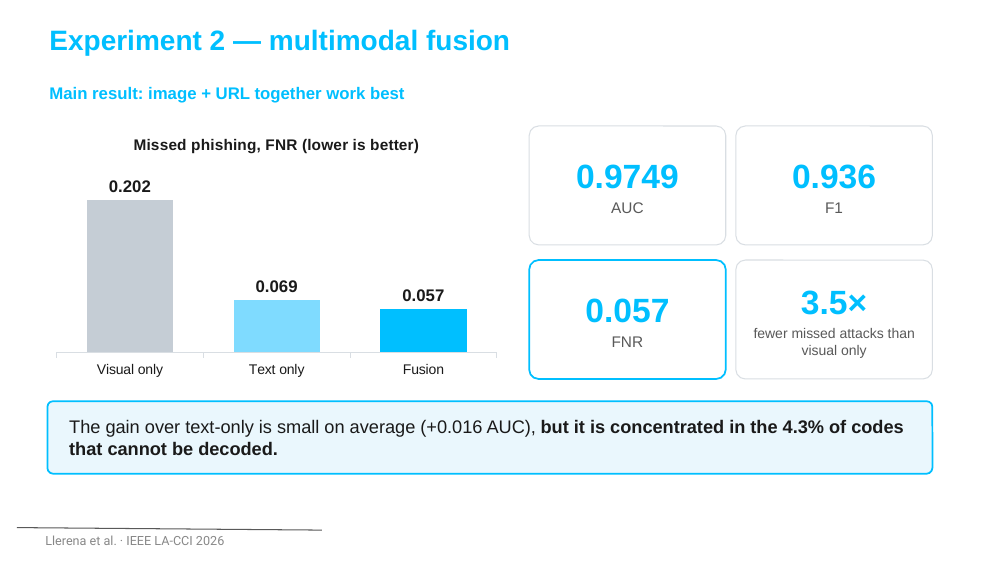
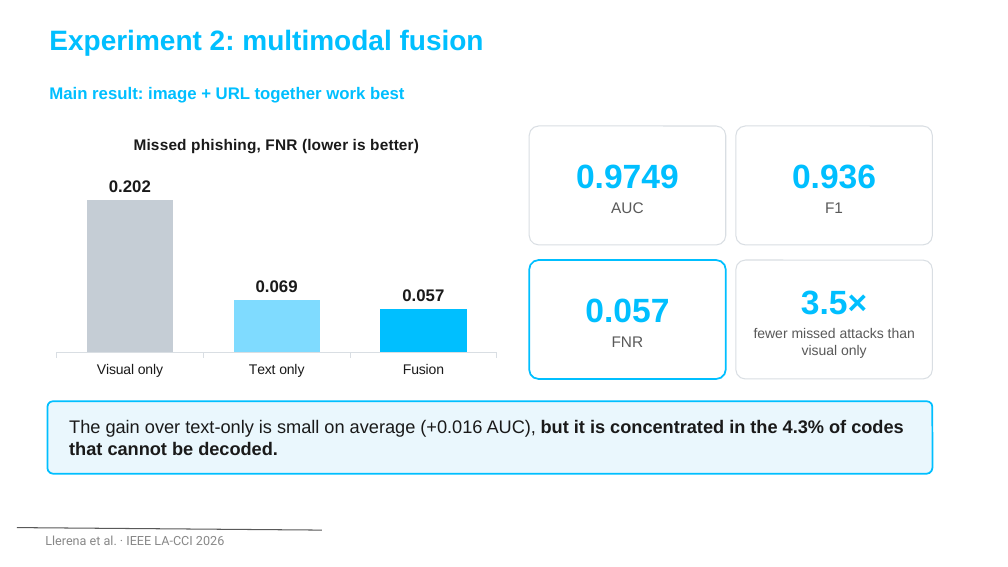
Before and after one commit to nicolasllerenas/Multimodal-Quishing-Detection-Framework, a slide deck: slide 22 of Q-Shield_LACCI2026_Presentacion.pptx (slide 18 before the commit). Drawn at 1008x567 pixels with LibreOffice and Linux fonts; fonts in the diff are those of the drawing; background and template pictures are left out. Boxes give left, top, right and bottom in pixels: in the first picture for what was removed or moved away, otherwise in the second. Text is boxed around its words. In the diff, an @@ line names an element or a change of style, - is before the commit and + after.

```diff
--- a/Q-Shield_LACCI2026_Presentacion.pptx
+++ b/Q-Shield_LACCI2026_Presentacion.pptx
@@ text at bbox=[49, 29, 484, 55]: text changed @@
-Experiment 2 — multimodal fusion
+Experiment 2: multimodal fusion
```
Also in this commit, not shown: 18 other slides changed, 4 slides added, 3 other files.
